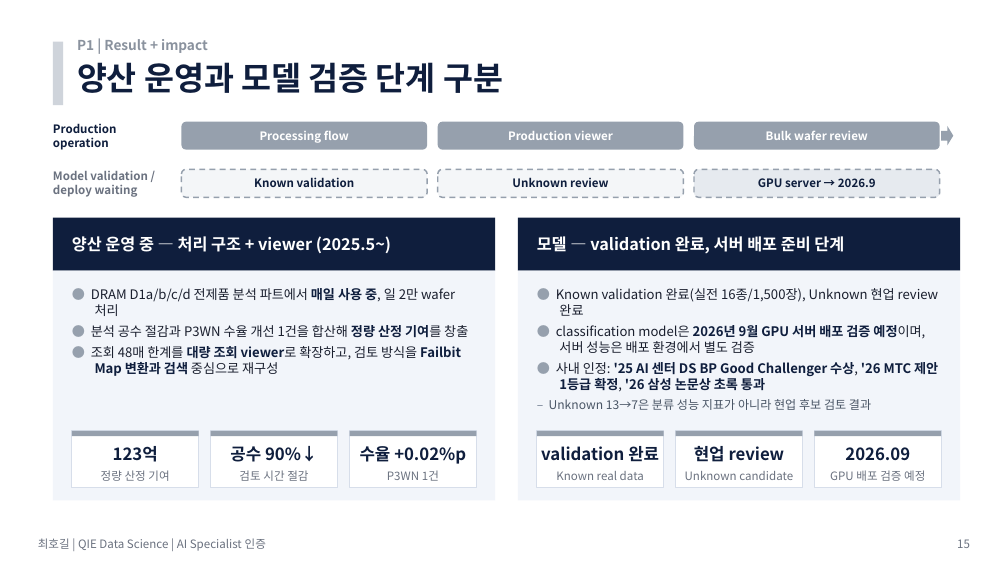
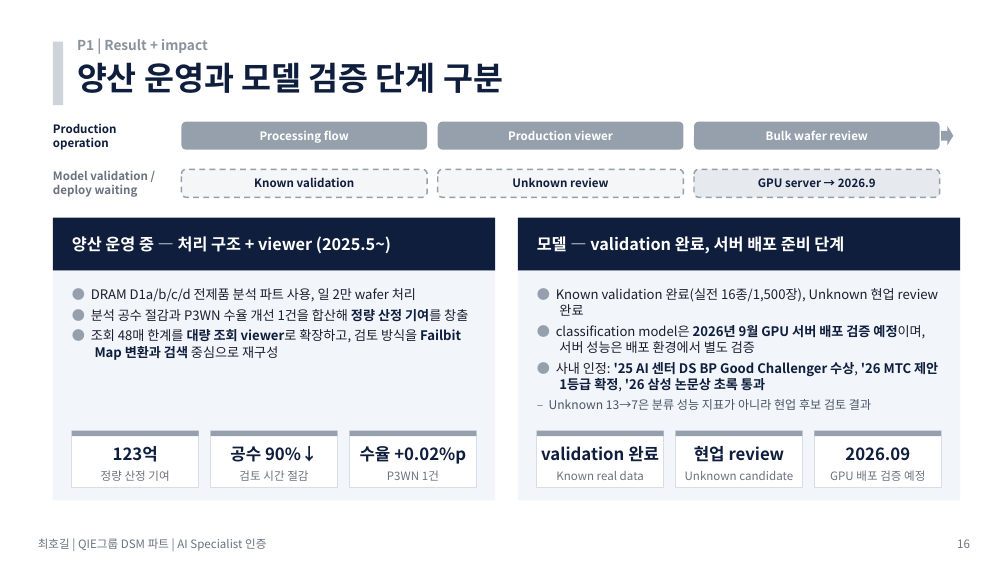
Before and after one commit to hogil/fbm_paper, a slide deck: slide 16 of recommendation/presentation/'26년 AI Specialist 면접 심사 자료_메모리사업부_최호길_평가항목_summary_with_images.pptx (slide 15 before the commit). Drawn at 1008x567 pixels with LibreOffice and Linux fonts; fonts in the diff are those of the drawing. Boxes give left, top, right and bottom in pixels: in the first picture for what was removed or moved away, otherwise in the second. Text is boxed around its words. In the diff, an @@ line names an element or a change of style, - is before the commit and + after.

Commit message:
Sync closing slide tuning wording

```diff
--- a/recommendation/presentation/'26년 AI Specialist 면접 심사 자료_메모리사업부_최호길_평가항목_summary_with_images.pptx
+++ b/recommendation/presentation/'26년 AI Specialist 면접 심사 자료_메모리사업부_최호길_평가항목_summary_with_images.pptx
@@ text at box(91, 288, 416, 302): text changed @@
-● DRAM D1a/b/c/d 전제품 분석 파트에서 매일 사용 중, 일 2만 wafer 처리
+● DRAM D1a/b/c/d 전제품 분석 파트 사용, 일 2만 wafer 처리
@@ text at box(38, 538, 266, 551): text changed @@
-최호길 | QIE Data Science | AI Specialist 인증
+최호길 | QIE그룹 DSM 파트 | AI Specialist 인증
@@ text at box(957, 539, 970, 548): text changed @@
-15
+16
```
Also in this commit, not shown: 22 other slides changed, 5 slides added, 5 slides removed, 2 other files.
